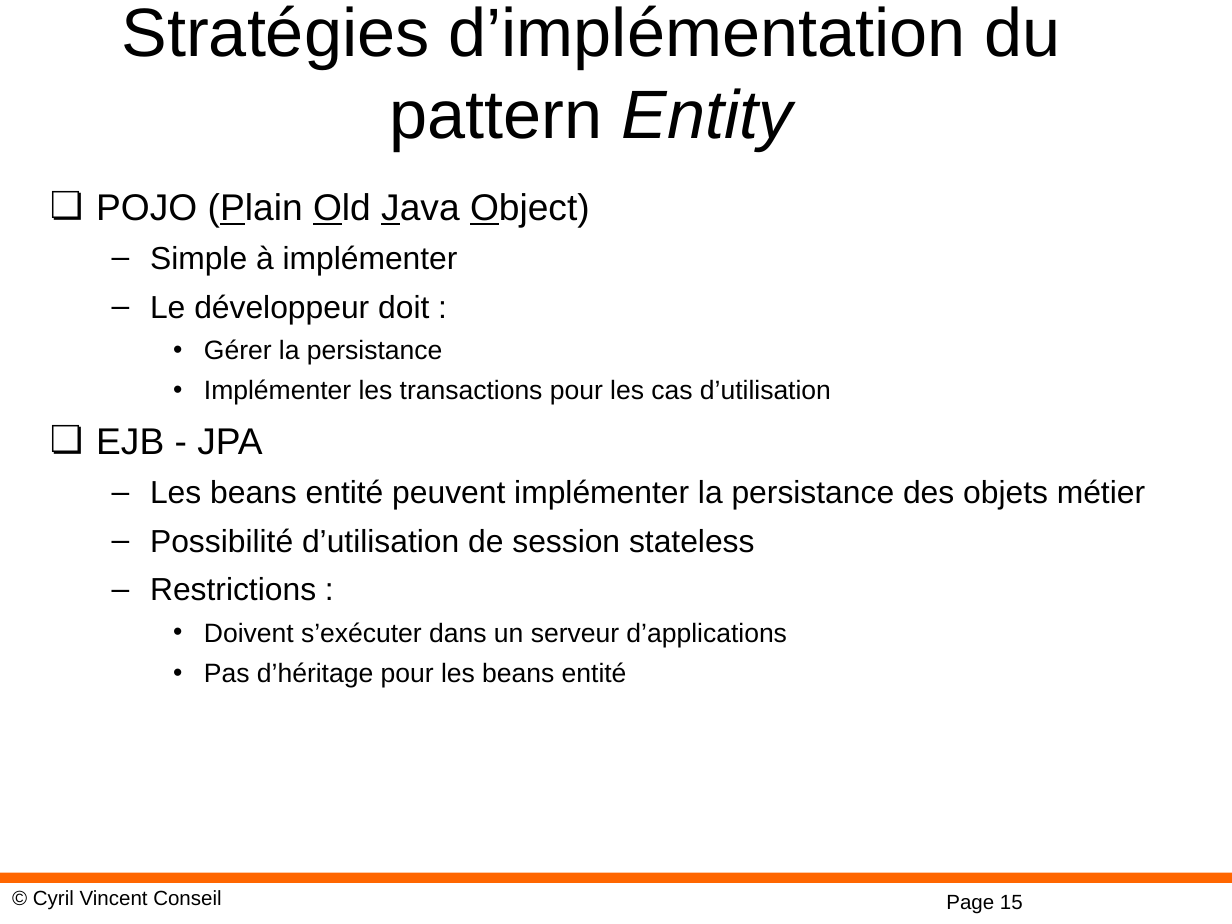
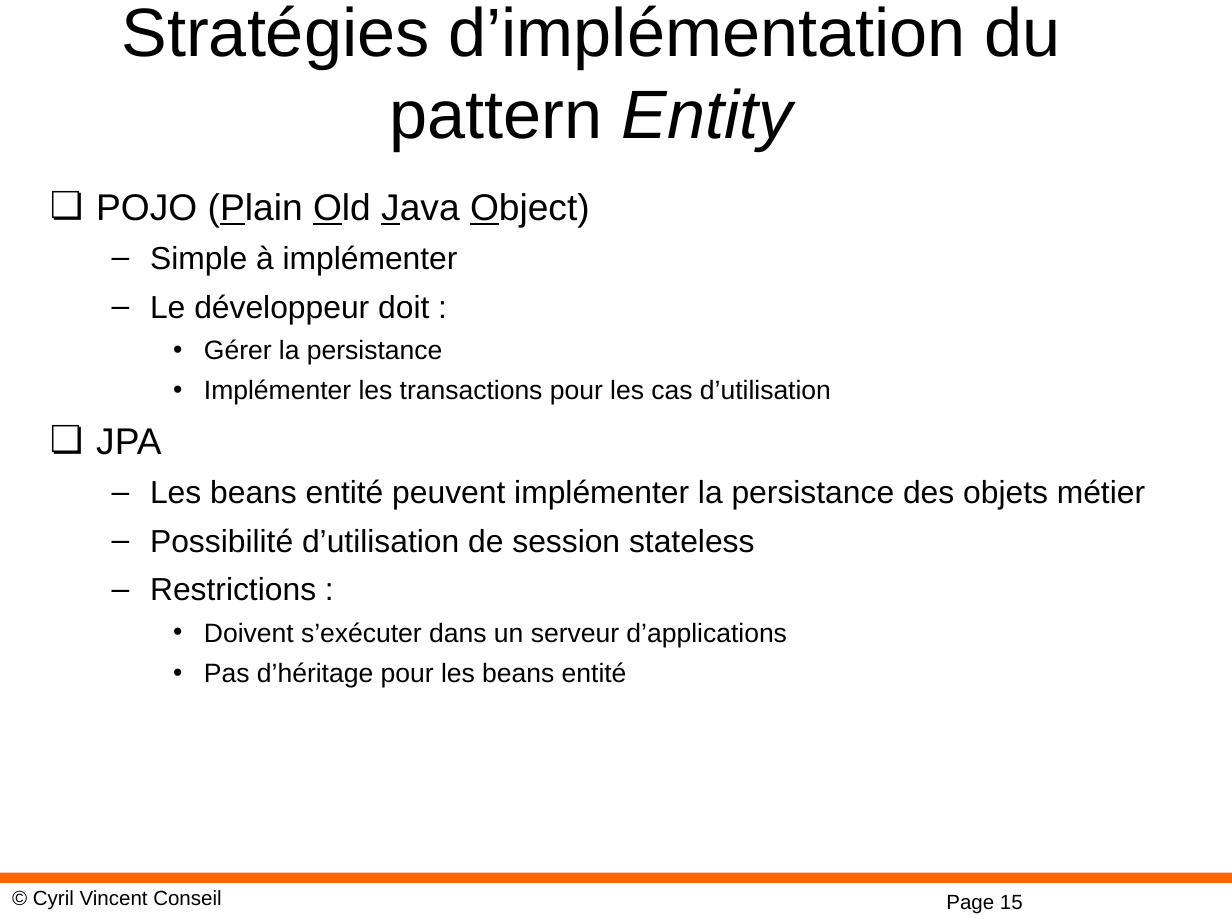
Before and after one commit to cyrilvincent/spring, a slide deck: slide 15 of ppt/02-DesignPattern.ppt. Drawn at 1232x924 pixels with LibreOffice and Linux fonts; fonts in the diff are those of the drawing; background and template pictures are left out. Boxes give left, top, right and bottom in pixels: in the first picture for what was removed or moved away, otherwise in the second. Text is boxed around its words. In the diff, an @@ line names an element or a change of style, - is before the commit and + after.

```diff
--- a/ppt/02-DesignPattern.ppt
+++ b/ppt/02-DesignPattern.ppt
@@ text at box(96, 428, 161, 455): text changed @@
-❏ EJB - JPA
+❏ JPA
```
Also in this commit, not shown: 1 slide removed, 14 other files.
